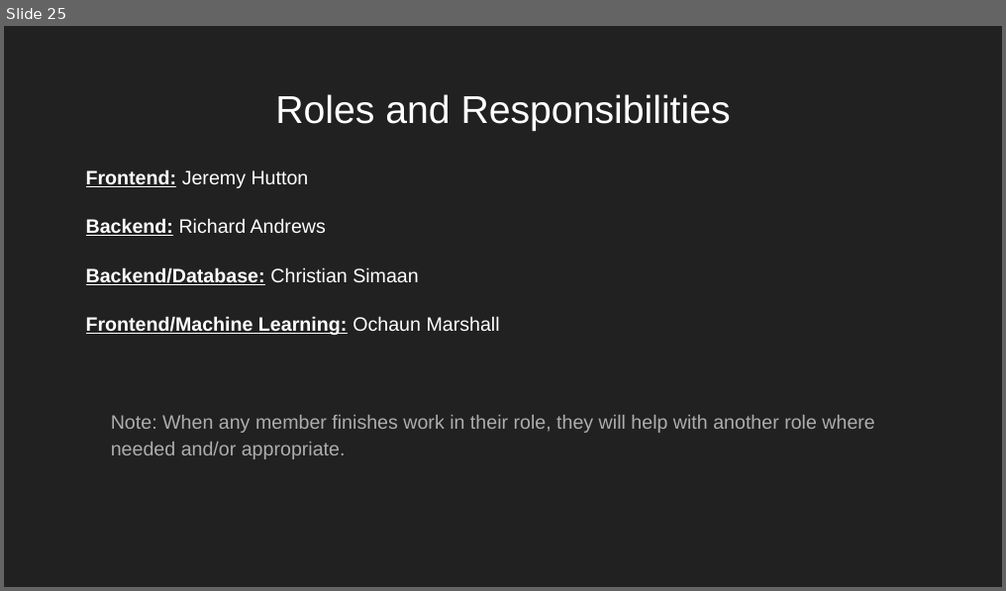
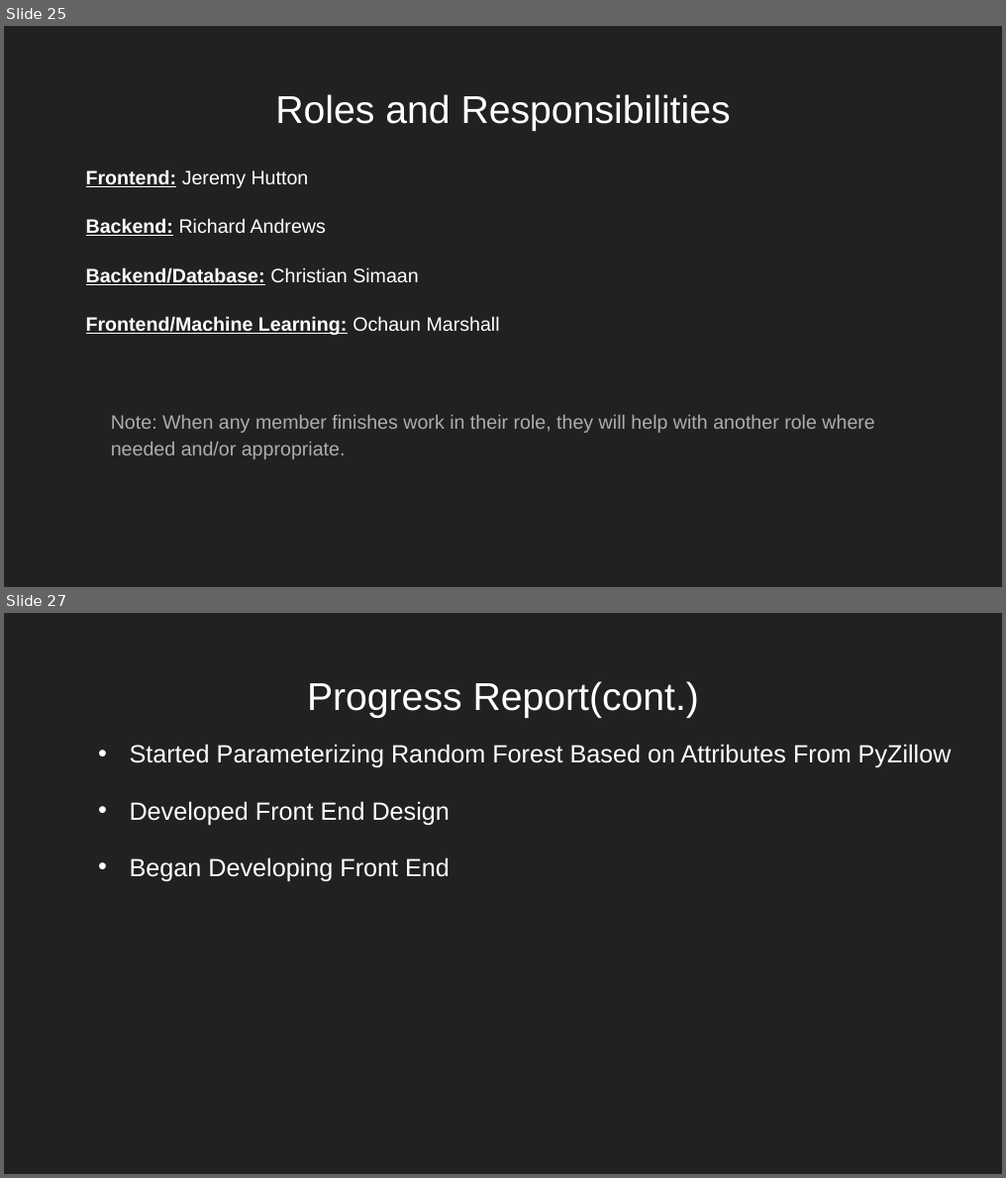
Before and after one commit to nreader72/NostraDomicile, a slide deck: docs/NostraDomicile.pptx. Shown one above the other, each under a label of ours: slide 25 before the commit, slides 25 and 27 after it; the slides between them are not shown. The pictures are 1006x591 and 1006x1178 pixels, drawn with LibreOffice and Linux fonts; fonts in the diff are those of the drawing; background and template pictures are left out. Boxes give left, top, right and bottom in pixels: in the first picture for what was removed or moved away, otherwise in the second. Text is boxed around its words. In the diff, an @@ line names an element or a change of style, - is before the commit and + after.

```diff
--- a/docs/NostraDomicile.pptx
+++ b/docs/NostraDomicile.pptx
@@ slide 27 added at [4, 613, 1002, 1174], background picture (left out) @@
@@ title added at [307, 681, 700, 718], 28 pt, text #FFFFFF @@
+Progress Report(cont.)
@@ text added at [130, 744, 951, 881], 18 pt, text #FFFFFF @@
+• Started Parameterizing Random Forest Based on Attributes From PyZillow
+• Developed Front End Design
+• Began Developing Front End
```
Also in this commit, not shown: 1 slide changed.
